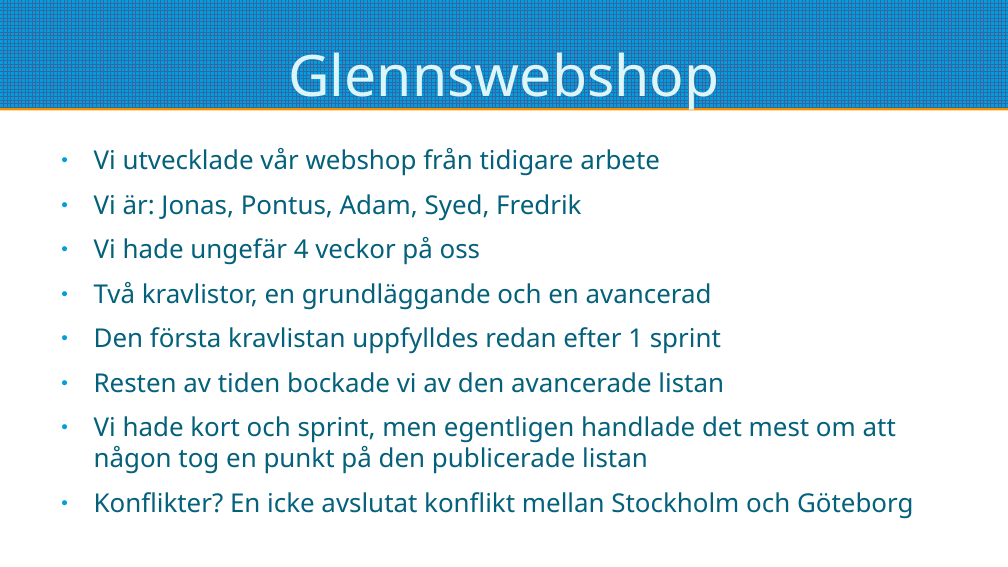
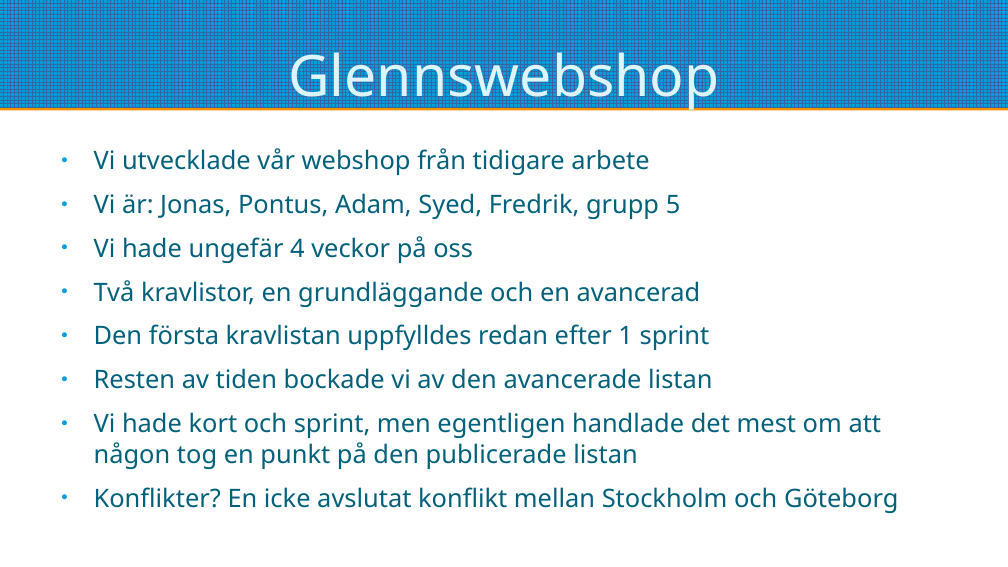
Before and after one commit to pontusOlssonGit/glenns-webshop, a slide deck: slide 1 of redovisning.odp. Drawn at 1008x567 pixels with LibreOffice and Linux fonts; fonts in the diff are those of the drawing. Boxes give left, top, right and bottom in pixels: in the first picture for what was removed or moved away, otherwise in the second. Text is boxed around its words. In the diff, an @@ line names an element or a change of style, - is before the commit and + after.

```diff
--- a/redovisning.odp
+++ b/redovisning.odp
@@ text at (94, 148, 898, 513): size 20.4 to 20 pt in "Vi utvecklade vår webshop från tidigare arbete", "Vi hade ungefär 4 veckor på oss", "Två kravlistor, en grundläggande och en avancerad", "Den första kravlistan uppfylldes redan efter 1 ..." and 3 more places @@
@@ text at (94, 193, 681, 219): text changed; size 20.4 to 20 pt @@
-● Vi är: Jonas, Pontus, Adam, Syed, Fredrik
+● Vi är: Jonas, Pontus, Adam, Syed, Fredrik, grupp 5
```
Also in this commit, not shown: 3 other slides changed, 1 other file.
